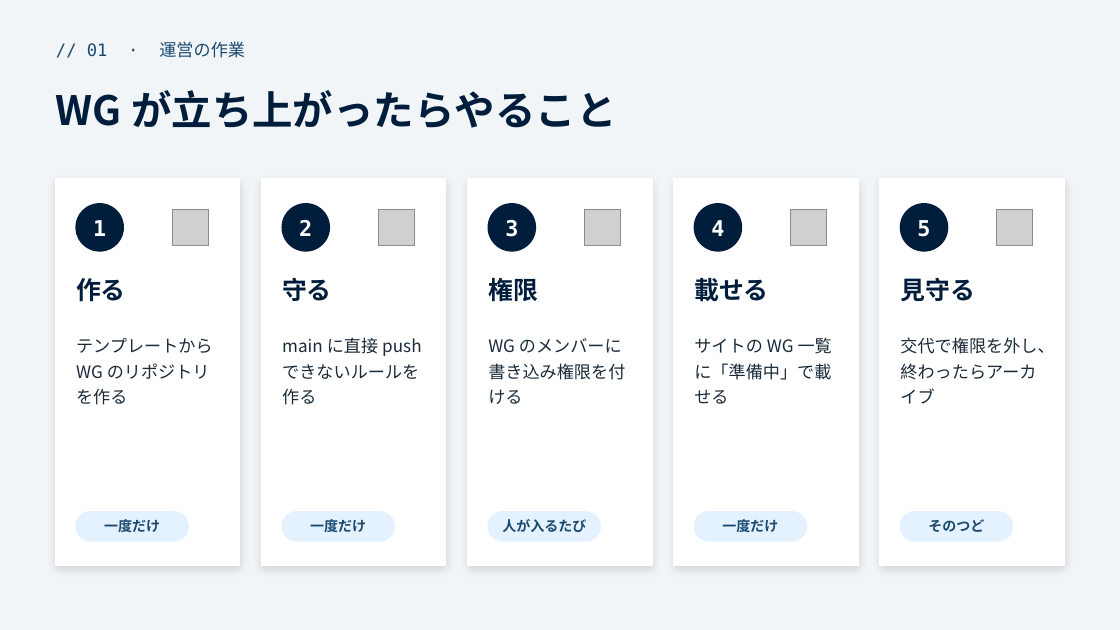
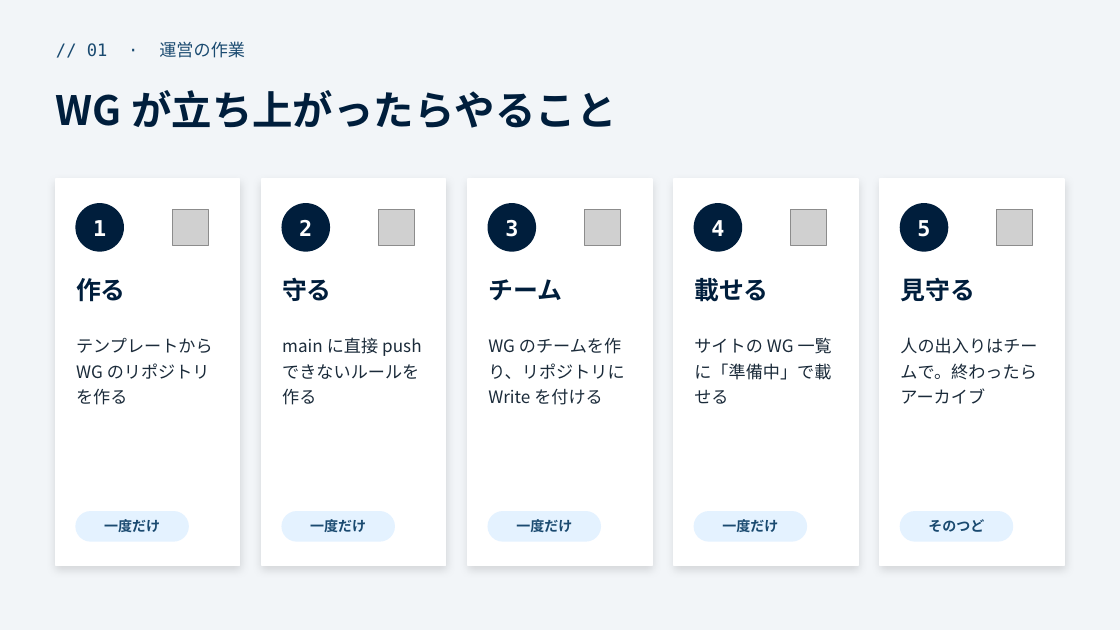
Before and after one commit to funITclub/homepage, a slide deck: slide 2 of docs/WG立ち上げガイド/01_リポジトリの作り方と運用.pptx. Drawn at 1120x630 pixels with LibreOffice and Linux fonts; fonts in the diff are those of the drawing; grey boxes stand for pictures. Boxes give left, top, right and bottom in pixels: in the first picture for what was removed or moved away, otherwise in the second. Text is boxed around its words. In the diff, an @@ line names an element or a change of style, - is before the commit and + after.

```diff
--- a/docs/WG立ち上げガイド/01_リポジトリの作り方と運用.pptx
+++ b/docs/WG立ち上げガイド/01_リポジトリの作り方と運用.pptx
@@ text at [488,279,562,300]: text changed @@
-権限
+チーム
@@ text at [488,338,624,405]: text changed @@
-WG のメンバーに書き込み権限を付ける
+WG のチームを作り、リポジトリに Write を付ける
@@ text at [900,337,1037,404]: text changed @@
-交代で権限を外し、終わったらアーカイブ
+人の出入りはチームで。終わったらアーカイブ
@@ text at [516,519,572,532]: text changed @@
-人が入るたび
+一度だけ
```
Also in this commit, not shown: 3 other slides changed, 4 other files.
